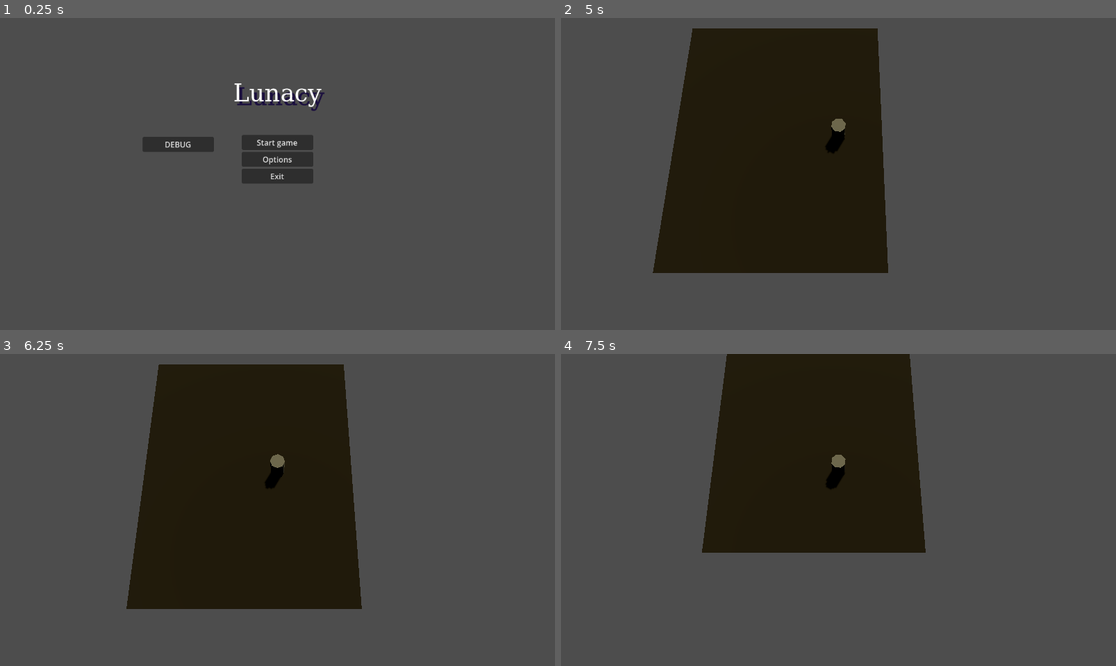
Above: before the commit, frames 1-4 (two rows, left to right).
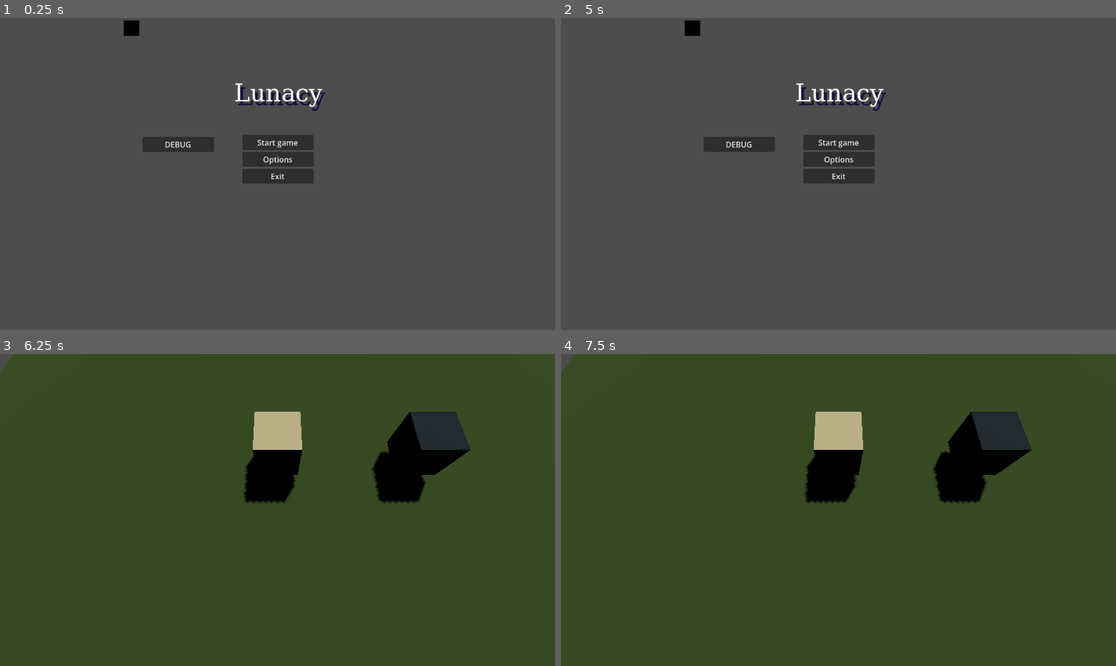
Above: after the commit, the same moments.

Repository: Sufforine/lunacy
Game: Godot game, scene res://scenes/main_menu.tscn
Same seed, same stepped clock (60 frames per second), same inputs: the game is played once before the commit and once after it. Video files are missing from this copy of the repository; at most half a second of black plays in their place.
Inputs (mouse positions are in pixels of both pictures, inside the frame that each line leads up to):
- Up to frame 1 (0.25 s): no input
- Up to frame 2 (5 s): click "DEBUG" at 0.5 s; tap Enter at 1.25 s; move the mouse to (960, 158) at 1.27 s; hold D (move_right) 1.28-2.03 s; click (960, 158) at 1.42 s; move the mouse to (727, 189) at 2.02 s; hold S (move_backward) 2.03-2.78 s; click (727, 189) at 2.17 s; move the mouse to (894, 105) at 2.77 s; hold D (move_right) 2.78-3.53 s; click (894, 105) at 2.92 s; move the mouse to (810, 236) at 3.52 s; hold W (move_forward) 3.53-4.28 s; click (810, 236) at 3.67 s; move the mouse to (1005, 220) at 4.27 s; hold A (move_left) from 4.28 s (still down); click (1005, 220) at 4.42 s; tap Escape (ui_cancel) at 4.9 s
- Up to frame 3 (6.25 s): release A (move_left) at 5 s; click (277, 478) at 5 s, where only the run after the commit has a clickable "Start game"; move the mouse to (111, 463) at 5.77 s; hold A (move_left) from 5.78 s (still down); click (111, 463) at 5.92 s
- Up to frame 4 (7.5 s): move the mouse to (866, 510) at 6.52 s; release A (move_left) at 6.53 s; hold S (move_backward) 6.53-7.28 s; click (866, 510) at 6.67 s; move the mouse to (755, 432) at 7.27 s; hold D (move_right) from 7.28 s (still down); click (755, 432) at 7.42 s

The runs differ from the first frame. In frame 1, 0.7% of the frame differs, in the area x 22-59%, y 0-53%; in frame 2, 30%; in frame 3, 100%, in the area x 0-100%, y 0-100%; in frame 4, 100%.

Commit message:
Исправлена ошибка с исчезнувшим скриптом дома торгаша merchant sc, если удаляете файлы - смотрите внимательнее что удаляете. На сцене миссии добавлены пару строк, которые по нажатию escape выкидывают на сцену main_menu. Побаловался с main_menu

Diff:
--- a/Player/player.gd
+++ b/Player/player.gd
@@ -45,3 +45,7 @@
 		var target_rot_y = atan2(target_dir.x, target_dir.z)
 		var current_rot_y = rotation.y
 		rotation.y = lerp_angle(current_rot_y, target_rot_y, 1.0 - pow(0.001, delta * ease_speed))
+
+func _unhandled_input(event: InputEvent) -> void:
+	if event.is_action_pressed("ui_cancel"):
+		get_tree().change_scene_to_file("res://scenes/main_menu.tscn")
--- a/scenes/house.gd
+++ b/Scripts/hubscr/house.gd
@@ -33,7 +33,7 @@
 			tween.kill()
 		tween = create_tween()
 		tween.set_ease(Tween.EASE_IN)
-		tween.tween_property(glow_ring, "scale", Vector3(2.0, 0.0, 2.0), 0.3)
+		tween.tween_property(glow_ring, "scale", Vector3(2.0, 0.0, 2.0), 0.1)
 		tween.tween_callback(func(): glow_ring.visible = false)
 
 func _on_input_event(camera, event, position, normal, shape_idx):
--- /dev/null
+++ b/Scripts/hubscr/merchant.gd
@@ -0,0 +1,41 @@
+extends StaticBody3D
+
+
+var glow_ring: MeshInstance3D
+var tween: Tween
+
+func _ready():
+	# Настраиваем обнаружение мыши
+	var area = $Area3D
+	area.mouse_entered.connect(_on_mouse_entered)
+	area.mouse_exited.connect(_on_mouse_exited)
+	area.input_event.connect(_on_input_event)
+
+	# Находим круг свечения
+	glow_ring = $GlowRing
+	if glow_ring:
+		glow_ring.visible = false
+
+func _on_mouse_entered():
+	if glow_ring:
+		glow_ring.visible = true
+		# Анимация появления
+		if tween:
+			tween.kill()
+		tween = create_tween()
+		tween.set_ease(Tween.EASE_OUT)
+		tween.set_trans(Tween.TRANS_BACK)
+		tween.tween_property(glow_ring, "scale", Vector3(2.2, 0.2, 2.2), 1.2)
+
+func _on_mouse_exited():
+	if glow_ring:
+		if tween:
+			tween.kill()
+		tween = create_tween()
+		tween.set_ease(Tween.EASE_IN)
+		tween.tween_property(glow_ring, "scale", Vector3(2.0, 0.0, 2.0), 0.1)
+		tween.tween_callback(func(): glow_ring.visible = false)
+
+func _on_input_event(camera, event, position, normal, shape_idx):
+	if event is InputEventMouseButton and event.button_index == MOUSE_BUTTON_LEFT and event.pressed:
+		get_tree().change_scene_to_file("res://scenes/main_menu.tscn")
--- a/scenes/hub.tscn
+++ b/scenes/hub.tscn
@@ -1,7 +1,7 @@
 [gd_scene format=3 uid="uid://cs0c4pqfplg4y"]
 
-[ext_resource type="Script" uid="uid://ox8e1r51aeba" path="res://Scripts/buildings/merchant_house.gd" id="1_qssp3"]
-[ext_resource type="Script" uid="uid://bg726yf0y54c7" path="res://scenes/house.gd" id="2_d1od2"]
+[ext_resource type="Script" uid="uid://4wcfqadoo037" path="res://Scripts/hubscr/merchant.gd" id="1_d1od2"]
+[ext_resource type="Script" uid="uid://bg726yf0y54c7" path="res://Scripts/hubscr/house.gd" id="2_d1od2"]
 
 [sub_resource type="StandardMaterial3D" id="StandardMaterial3D_qssp3"]
 albedo_color = Color(0.28985527, 0.41622728, 0.27746338, 1)
@@ -45,7 +45,7 @@
 shadow_enabled = true
 
 [node name="Merchant" type="StaticBody3D" parent="." unique_id=1777797438]
-script = ExtResource("1_qssp3")
+script = ExtResource("1_d1od2")
 
 [node name="CollisionShape3D" type="CollisionShape3D" parent="Merchant" unique_id=962645088]
 transform = Transform3D(1, 0, 0, 0, 1, 0, 0, 0, 1, 0, 0.68007874, 0)
--- a/scenes/main_menu.tscn
+++ b/scenes/main_menu.tscn
@@ -1,6 +1,7 @@
 [gd_scene format=3 uid="uid://bowkf26i4v23c"]
 
 [ext_resource type="Script" uid="uid://jxc6s6k7pyna" path="res://Scripts/MainMenu/main_menu.gd" id="1_l6cm7"]
+[ext_resource type="VideoStream" uid="uid://b04xmwuac0o1k" path="res://assets/video/IMG_6853.ogv" id="2_ekxnf"]
 
 [sub_resource type="FontFile" id="FontFile_vue75"]
 cache/0/variation_coordinates = {}
@@ -28,9 +29,21 @@
 anchors_preset = 15
 anchor_right = 1.0
 anchor_bottom = 1.0
+offset_right = 3.0
 grow_horizontal = 2
 grow_vertical = 2
 script = ExtResource("1_l6cm7")
+
+[node name="VideoStreamPlayer" type="VideoStreamPlayer" parent="." unique_id=908214786]
+layout_mode = 1
+offset_left = 257.0
+offset_top = 5.0
+offset_right = 1537.0
+offset_bottom = 1285.0
+scale = Vector2(0.5, 0.5)
+stream = ExtResource("2_ekxnf")
+autoplay = true
+loop = true
 
 [node name="VBoxContainer" type="VBoxContainer" parent="." unique_id=1153336140]
 layout_mode = 1
Renamed: scenes/house.gd.uid -> Scripts/hubscr/house.gd.uid
Not shown, added: Scripts/hubscr/merchant.gd.uid
Not shown, added: assets/video/IMG_6853.ogv.uid
Not shown, added: assets/video/IMG_6853.ogv
